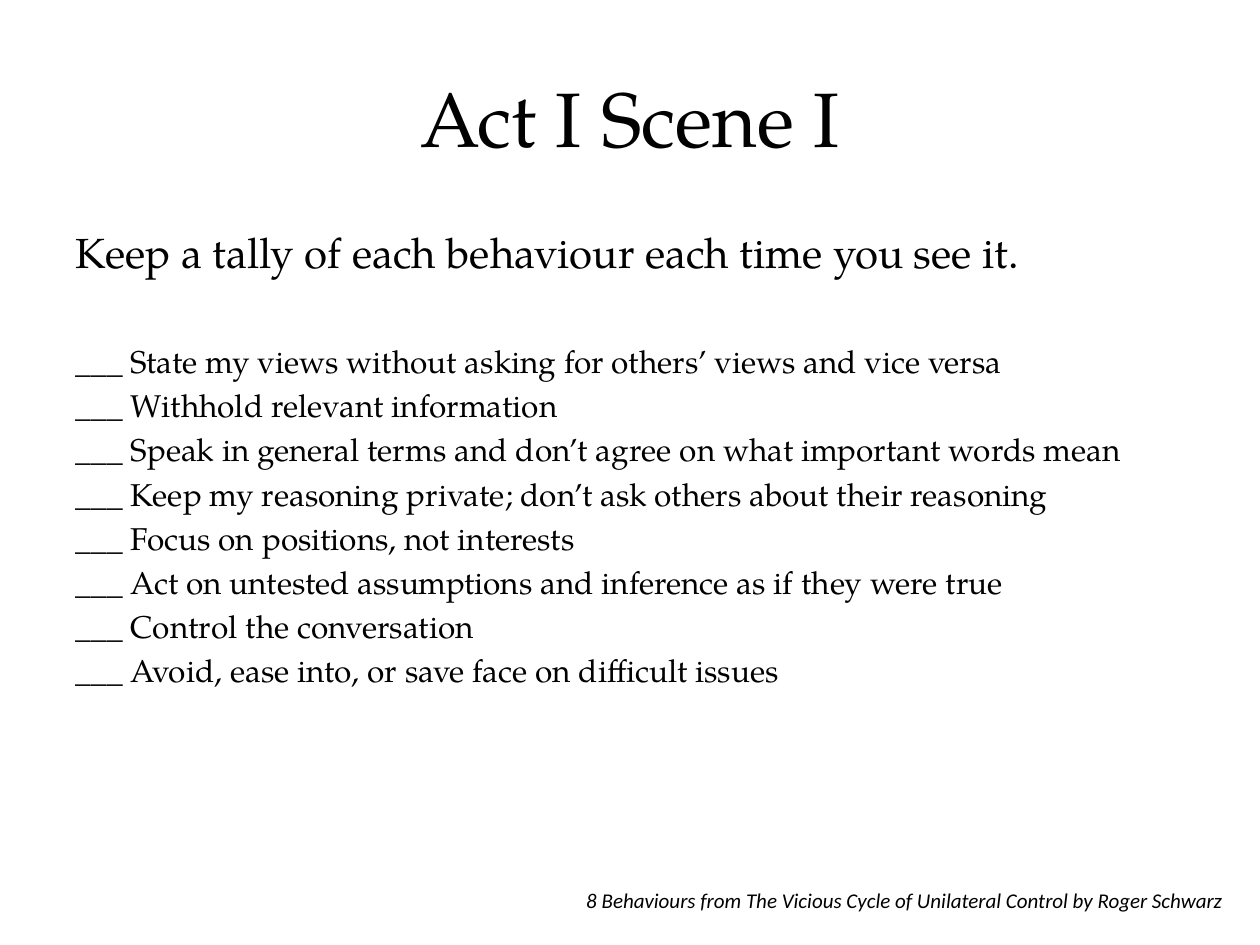
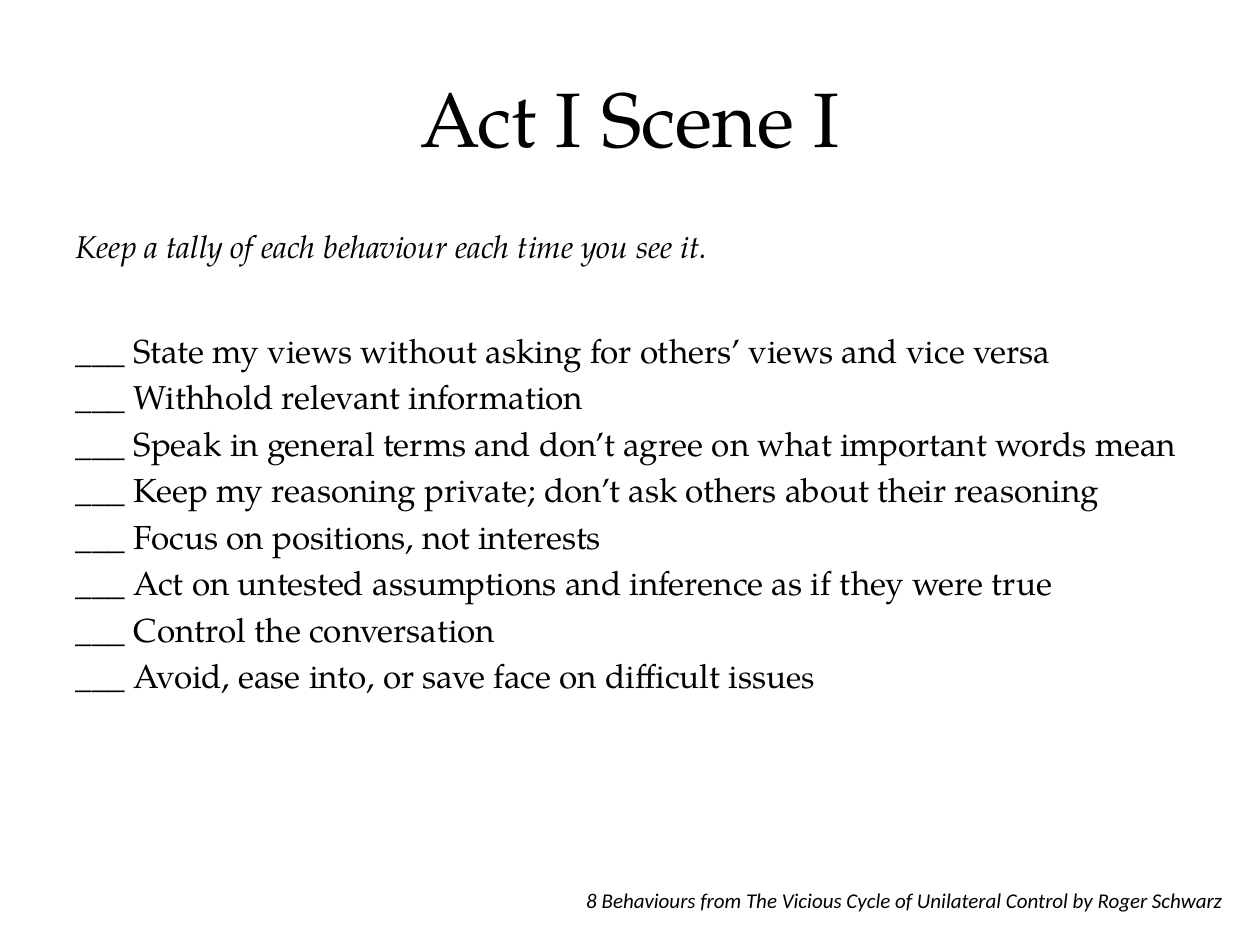
Before and after one commit to tumbarumba/effective-communication, a slide deck: slide 32 of The Fellowship of the Ring.pptx. Drawn at 1260x945 pixels with LibreOffice and Linux fonts; fonts in the diff are those of the drawing. Boxes give left, top, right and bottom in pixels: in the first picture for what was removed or moved away, otherwise in the second. Text is boxed around its words. In the diff, an @@ line names an element or a change of style, - is before the commit and + after.

```diff
--- a/The Fellowship of the Ring.pptx
+++ b/The Fellowship of the Ring.pptx
@@ text "Keep a tally of each ..." at [76, 235, 1176, 693]: size 24 to 18 pt, italic on in "Keep a tally of each behaviour each ..."; size 18 to 19 pt in "___ State my views without asking for ...", "___ Withhold relevant information", "___ Speak in general terms and don’t ...", "___ Keep my reasoning private; don’t ask ..." and 4 more places; less space between paragraphs @@
```
Also in this commit, not shown: 6 other slides changed, 1 slide added, 1 slide removed.
